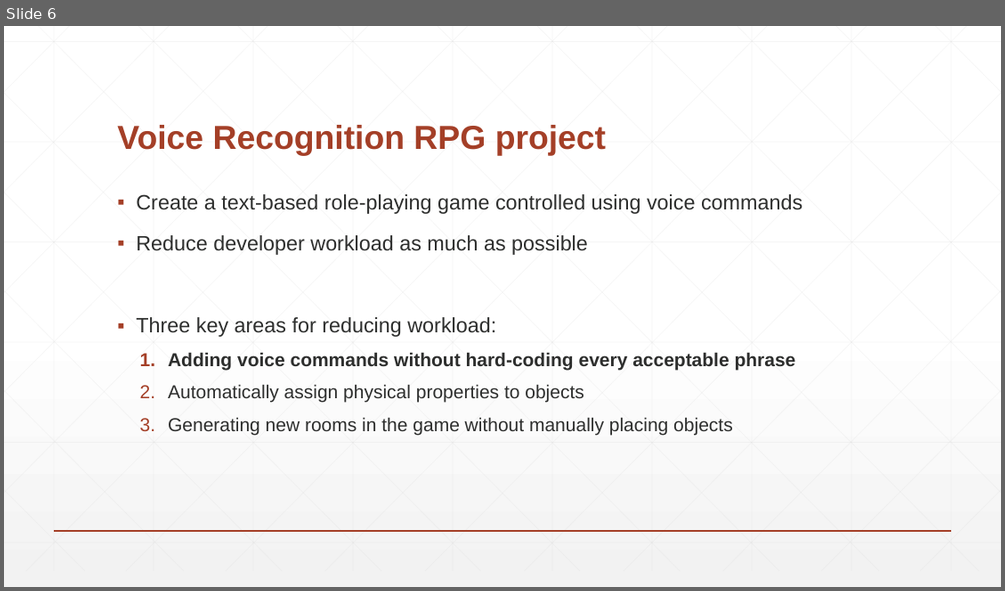
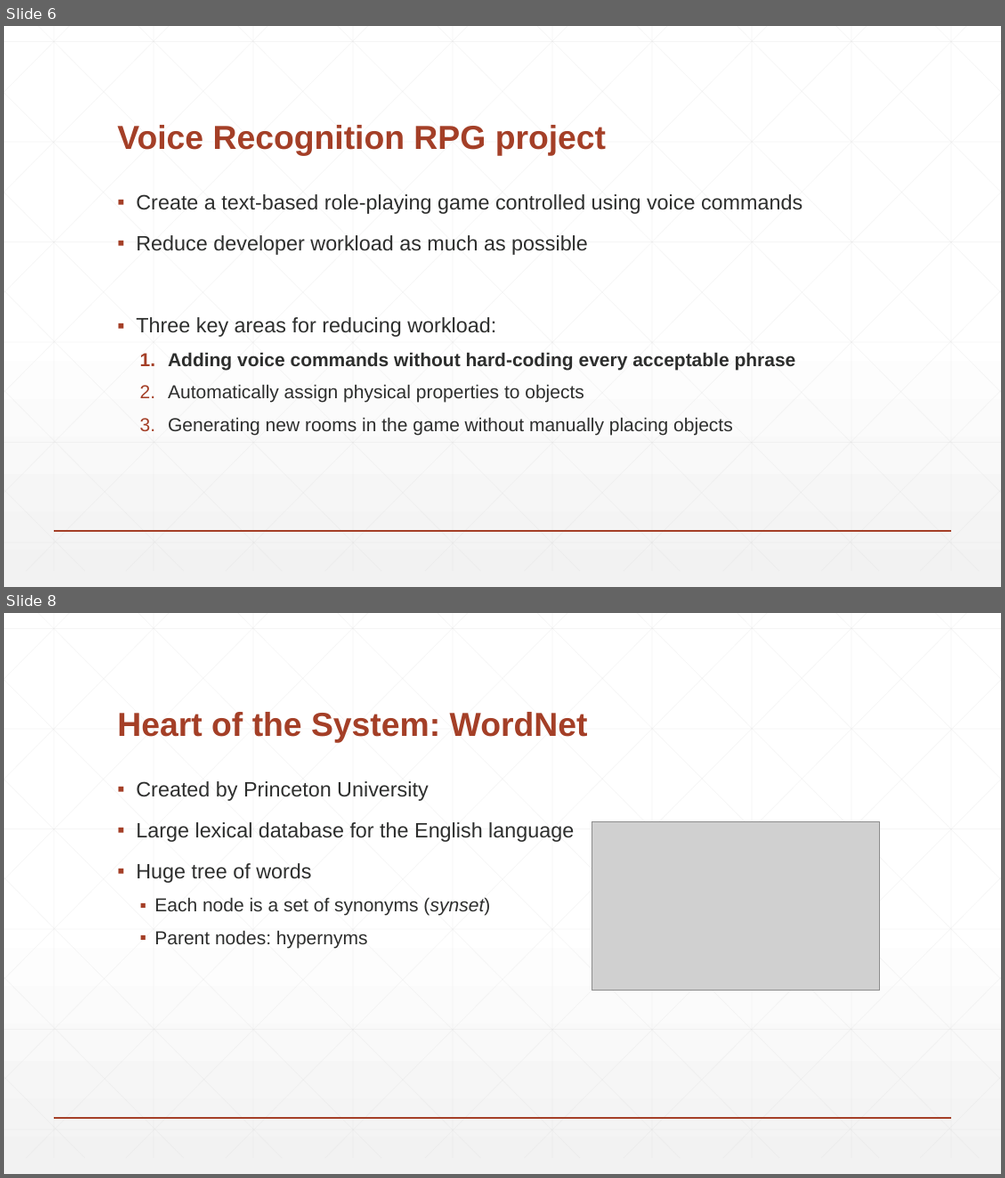
Before and after one commit to BaronKhan/VoiceRecognitionRPG, a slide deck: presentation/presentation.pptx. Shown one above the other, each under a label of ours: slide 6 before the commit, slides 6 and 8 after it; the slides between them are not shown. The pictures are 1005x591 and 1005x1178 pixels, drawn with LibreOffice and Linux fonts; fonts in the diff are those of the drawing; grey boxes stand for pictures. Boxes give left, top, right and bottom in pixels: in the first picture for what was removed or moved away, otherwise in the second. Text is boxed around its words. In the diff, an @@ line names an element or a change of style, - is before the commit and + after.

```diff
--- a/presentation/presentation.pptx
+++ b/presentation/presentation.pptx
@@ slide 8 added at [4, 613, 1001, 1174], background gradient #FFFFFF to #F2F2F2; not listed: 47 template elements that a slide beside it also shows @@
@@ title added at [117, 712, 588, 743], 32 pt, text #A43F27, bold @@
+Heart of the System: WordNet
@@ text added at [136, 781, 574, 949], 20 pt, text #2D2E2D @@
+▪ Created by Princeton University
+▪ Large lexical database for the English language
+▪ Huge tree of words
+  ▪ Each node is a set of synonyms (synset)
+  ▪ Parent nodes: hypernyms
@@ picture added at [591, 821, 881, 990] @@
```
Also in this commit, not shown: 1 slide changed, 1 other slide added, 10 other files.
